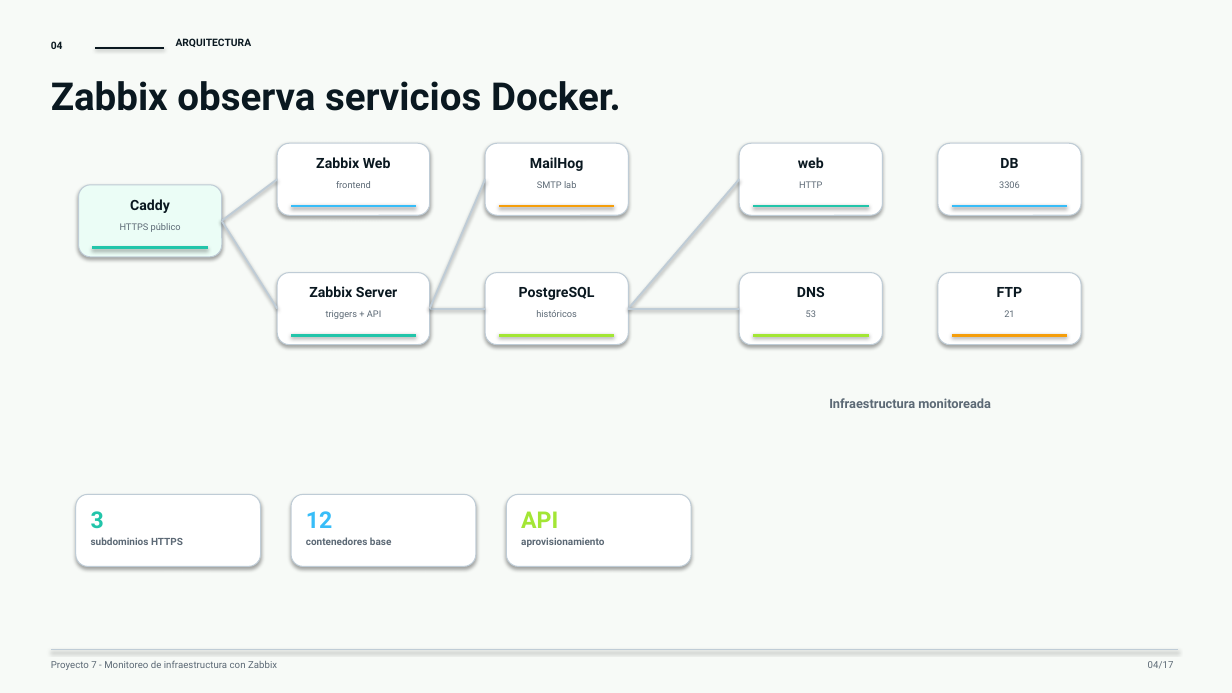
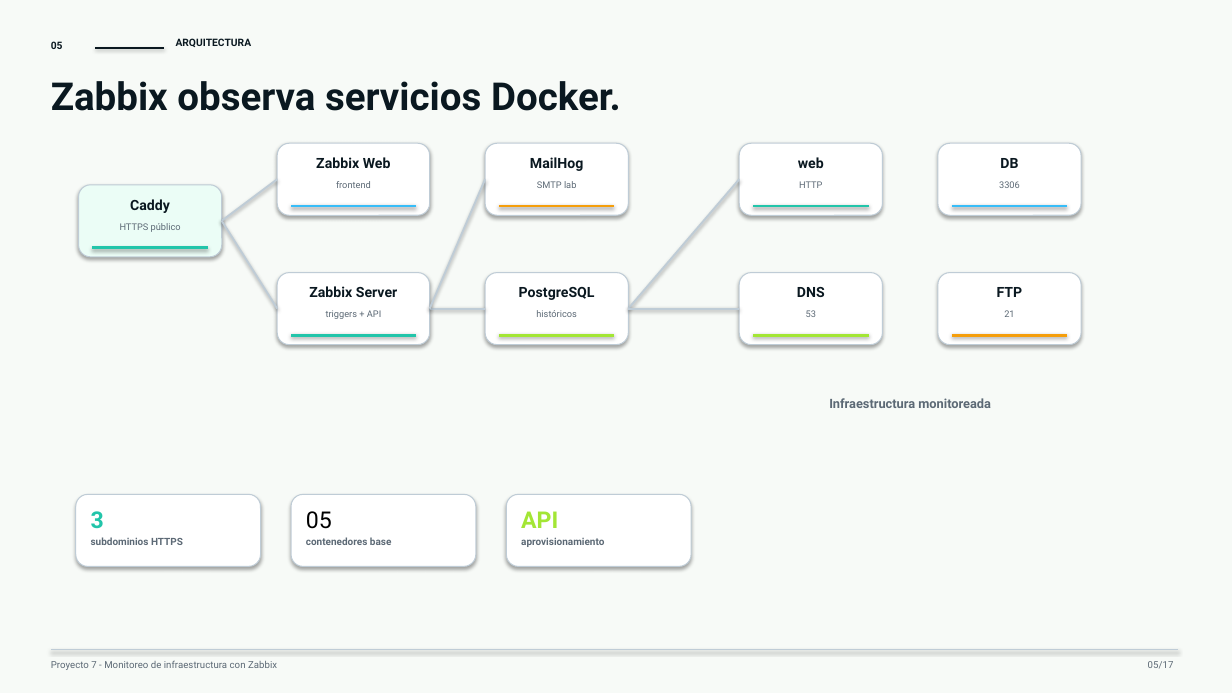
Before and after one commit to ballesterossmartsolutionssas/Proyecto7-Zabbix, a slide deck: slide 5 of entrega-final/Presentacion_Proyecto7_Zabbix.pptx (slide 4 before the commit). Drawn at 1232x693 pixels with LibreOffice and Linux fonts; fonts in the diff are those of the drawing. Boxes give left, top, right and bottom in pixels: in the first picture for what was removed or moved away, otherwise in the second. Text is boxed around its words. In the diff, an @@ line names an element or a change of style, - is before the commit and + after.

```diff
--- a/entrega-final/Presentacion_Proyecto7_Zabbix.pptx
+++ b/entrega-final/Presentacion_Proyecto7_Zabbix.pptx
@@ text at bbox=[51, 41, 63, 49]: text changed @@
-04
+05
@@ text at bbox=[306, 511, 332, 529]: text changed; text colour #38BDF8 to #000000; bold off @@
-12
+05
```
Also in this commit, not shown: 13 other slides changed, 2 other files.
